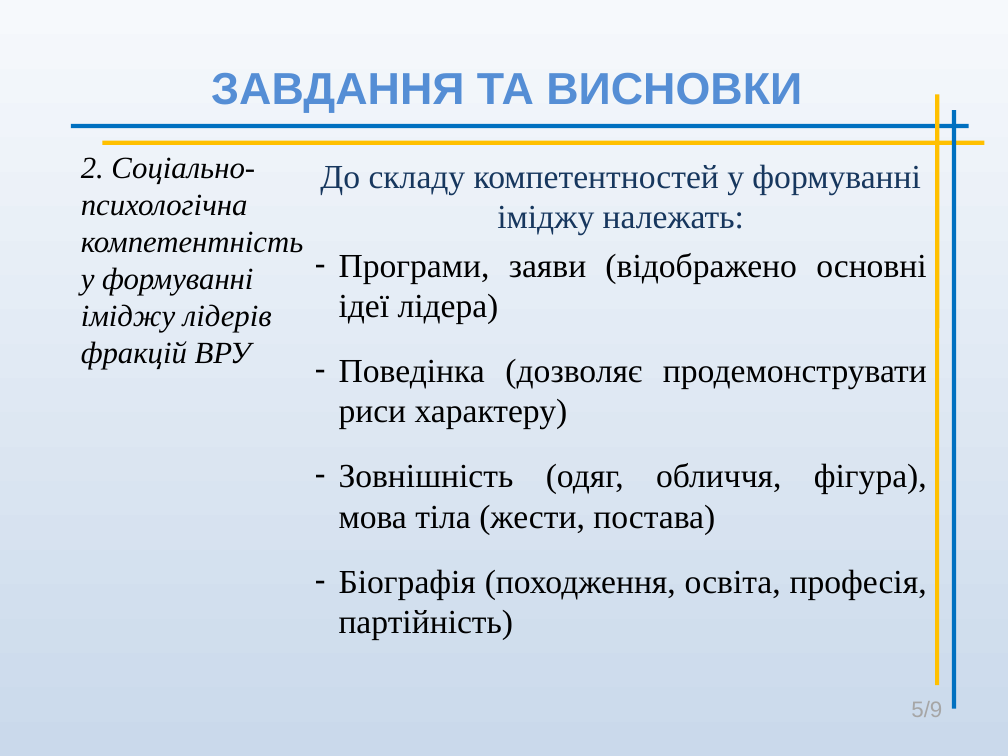
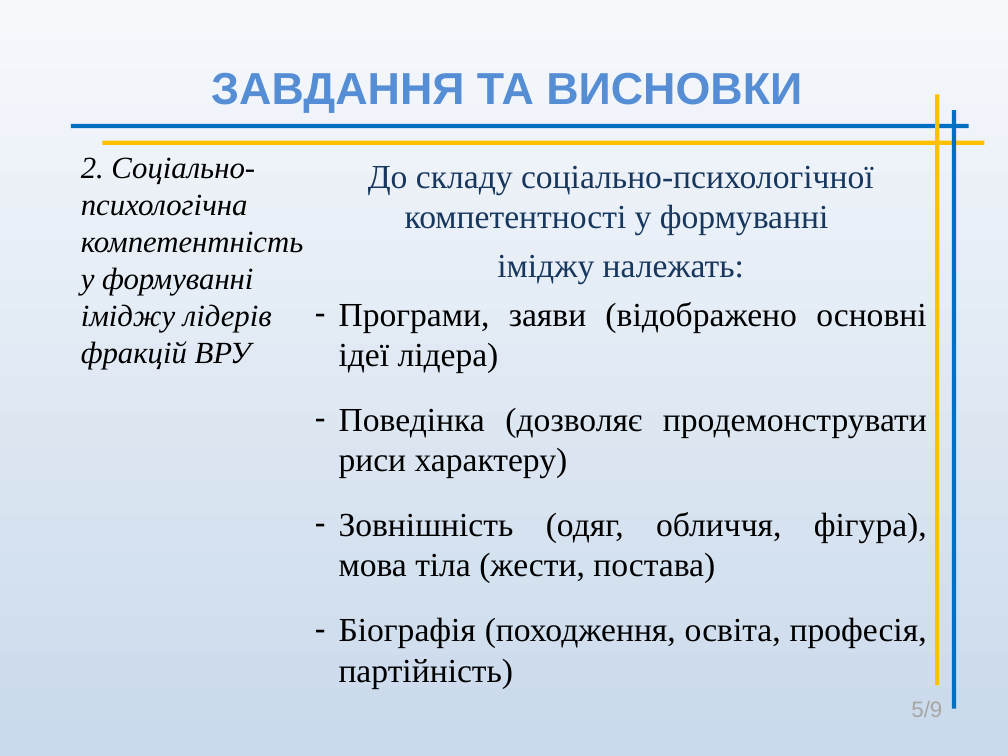
Before and after one commit to koliambrus/diploma, a slide deck: slide 5 of solomakhin.ppt. Drawn at 1008x756 pixels with LibreOffice and Linux fonts; fonts in the diff are those of the drawing. Boxes give left, top, right and bottom in pixels: in the first picture for what was removed or moved away, otherwise in the second. Text is boxed around its words. In the diff, an @@ line names an element or a change of style, - is before the commit and + after.

```diff
--- a/solomakhin.ppt
+++ b/solomakhin.ppt
@@ subtitle at (368,165,874,283): text changed @@
-До складу компетентностей у формуванні іміджу належать:
+До складу соціально-психологічної компетентності у формуванні
+іміджу належать:
```
Also in this commit, not shown: 3 other slides changed, 3 other files.
